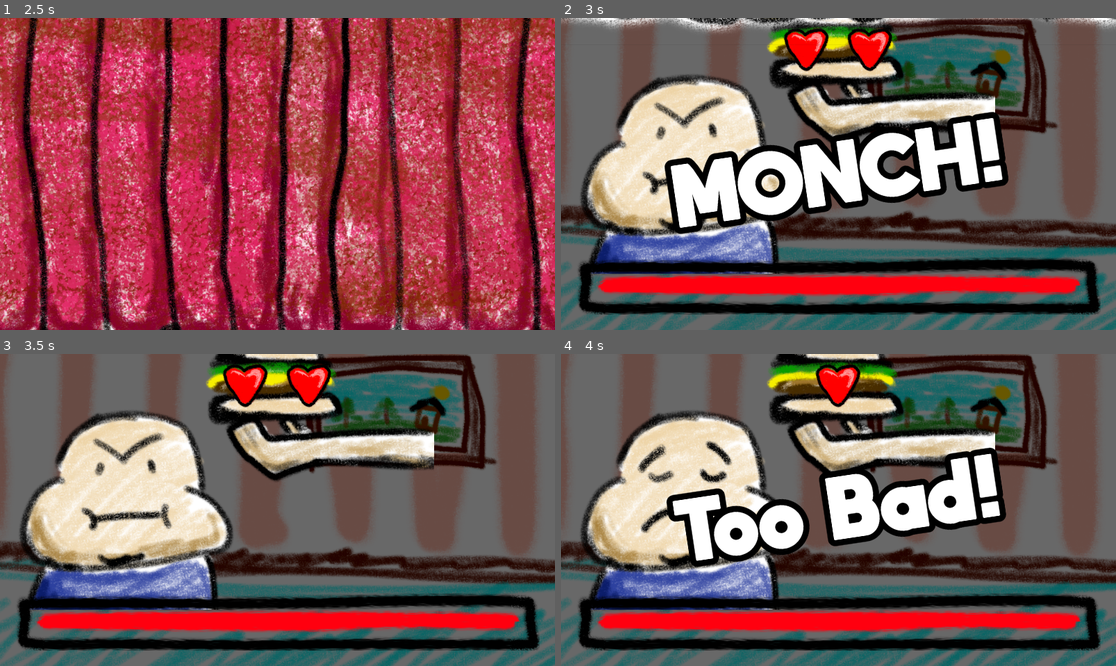
Above: before the commit, frames 1-4 (two rows, left to right).
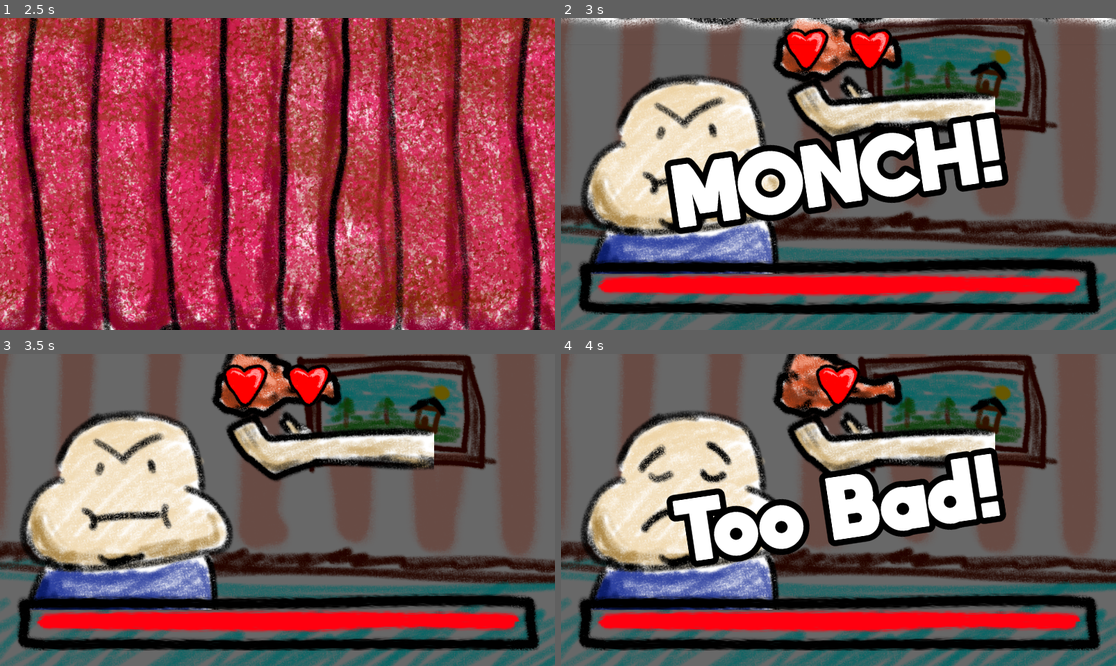
Above: after the commit, the same moments.

Repository: hellocld/ggj_2024
Game: Godot game, scene res://src/main/main.tscn
The game is run twice, just before and just after one commit, with the same random seed, the same clock (stepped at 60 frames per second) and the same inputs.
Inputs:
- Up to frame 1 (2.5 s): hold Up (move_up) 0.53-2.03 s; tap Space (interact) at 0.6, 1.35, 2.1 s; hold Left (move_left) from 2.03 s (still down)
- Up to frame 2 (3 s): keep holding Left (move_left); tap Space (interact) at 2.85 s
- Up to frame 3 (3.5 s): keep holding Left (move_left)
- Up to frame 4 (4 s): release Left (move_left) at 3.53 s; hold Down (move_down) from 3.53 s (still down); tap Space (interact) at 3.6 s

Frame 1 is identical in both runs. In frame 2, 3.0% of the frame differs, in the area x 37-62%, y 0-23%; in frame 3, 3.2%; in frame 4, 3.9%.

Commit message:
Add wing, random food tex logic

Diff:
--- a/src/minigames/monch/food.gd
+++ b/src/minigames/monch/food.gd
@@ -2,6 +2,13 @@
 extends Node3D
 
 @export var monched_scene:PackedScene
+@export var food_mesh:MeshInstance3D
+@export var food_tex:Array[Texture2D]
+
+
+func _ready() -> void:
+	var mat = food_mesh.mesh.surface_get_material(0) as StandardMaterial3D
+	mat.albedo_texture = food_tex[randi_range(0, food_tex.size() - 1)]
 
 func monch(mouf:Node3D) -> void:
 	visible = false
--- a/src/minigames/monch/mini_3d_monch.tscn
+++ b/src/minigames/monch/mini_3d_monch.tscn
@@ -22,6 +22,7 @@
 [ext_resource type="Script" path="res://src/minigames/monch/arm.gd" id="14_5uyai"]
 [ext_resource type="PackedScene" uid="uid://caammmp2njvsd" path="res://src/minigames/monch/monch_particle.tscn" id="15_crwb6"]
 [ext_resource type="Texture2D" uid="uid://nstuul0fa01g" path="res://assets/images/monch_back/monch_back.png" id="19_qiyo4"]
+[ext_resource type="Texture2D" uid="uid://grbuj4nnt4ob" path="res://assets/images/wing/wing.png" id="21_06irb"]
 
 [sub_resource type="StandardMaterial3D" id="StandardMaterial3D_xy452"]
 transparency = 1
@@ -141,10 +142,12 @@
 transform = Transform3D(1, 0, 0, 0, 1, 0, 0, 0, 1, 0.38273, -0.278, 0.1)
 script = ExtResource("14_5uyai")
 
-[node name="Food" type="Node3D" parent="Arm"]
+[node name="Food" type="Node3D" parent="Arm" node_paths=PackedStringArray("food_mesh")]
 transform = Transform3D(1, 0, 0, 0, 1, 0, 0, 0, 1, -0.23, 0.31, 0)
 script = ExtResource("13_oknfu")
 monched_scene = ExtResource("15_crwb6")
+food_mesh = NodePath("FoodArea3D/MeshInstance3D")
+food_tex = Array[Texture2D]([ExtResource("1_ddcwy"), ExtResource("21_06irb")])
 
 [node name="FoodArea3D" type="Area3D" parent="Arm/Food"]
 
Binary file added: assets/images/wing/wing.png
Not shown, added: assets/images/wing/wing.png.import
Not shown: 1 places in src/minigames/monch/mini_3d_monch.tscn that only renumber resources
Not shown, added: assets/images/wing/wing.kra
